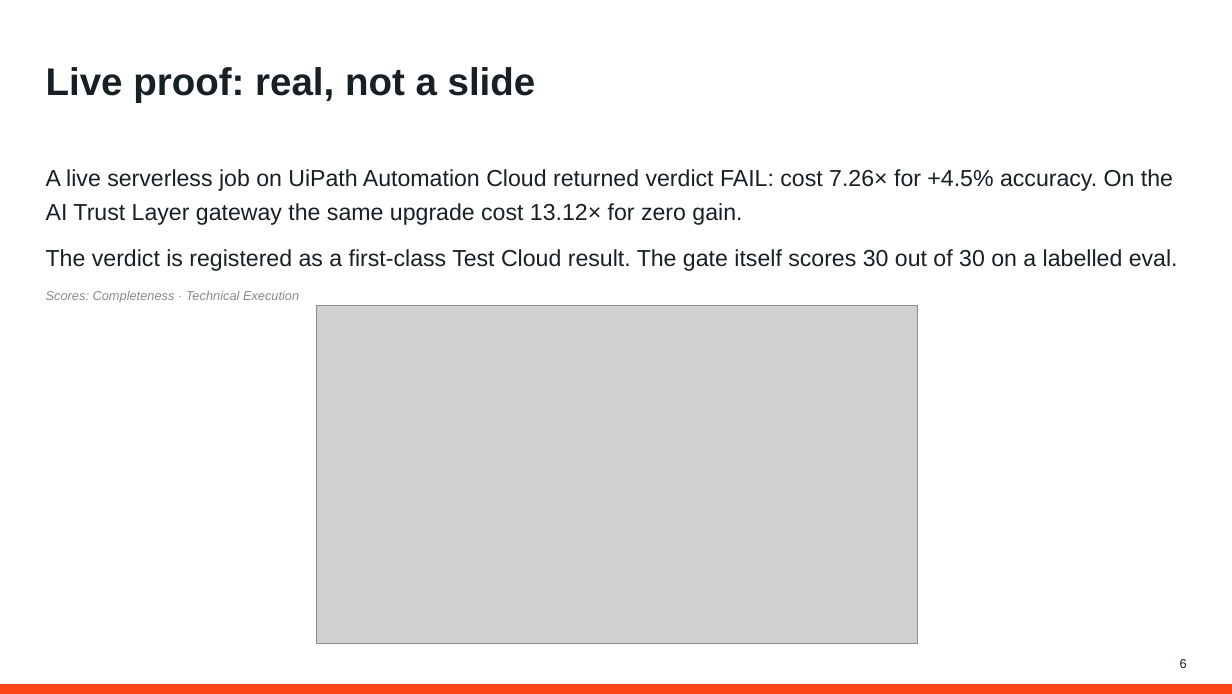
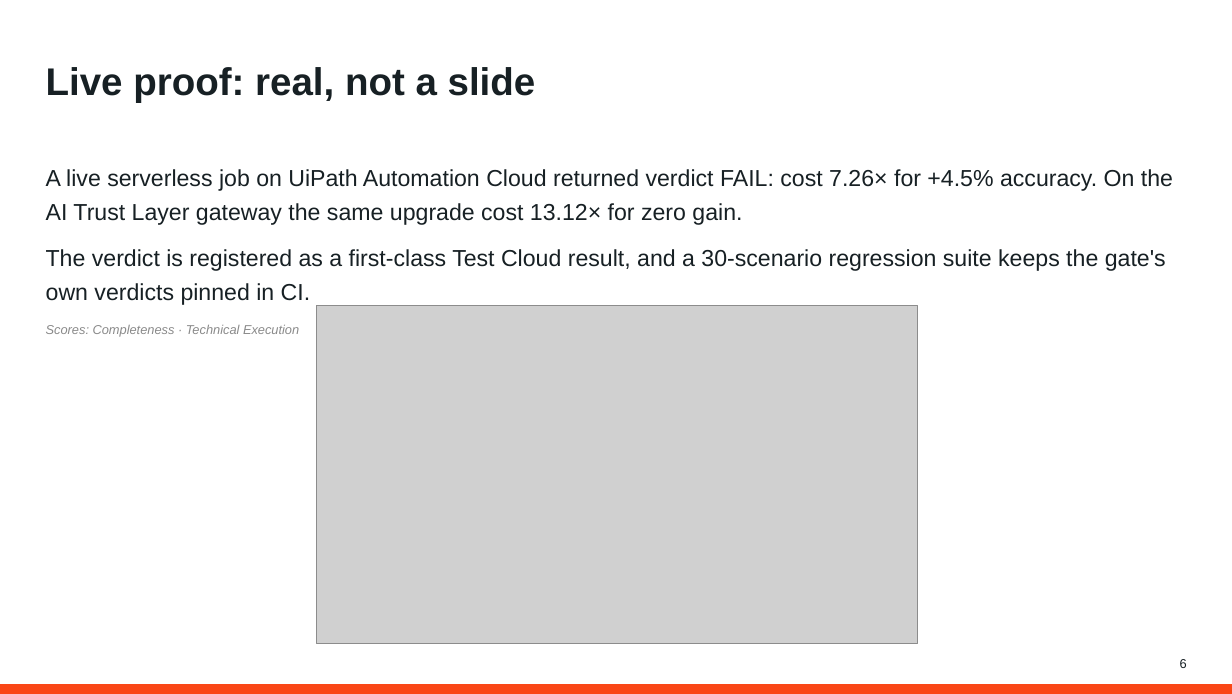
Before and after one commit to GHGuide/costguard, a slide deck: slide 6 of deck/CG-submission.pptx. Drawn at 1232x694 pixels with LibreOffice and Linux fonts; fonts in the diff are those of the drawing; grey boxes stand for pictures; background and template pictures are left out. Boxes give left, top, right and bottom in pixels: in the first picture for what was removed or moved away, otherwise in the second. Text is boxed around its words. In the diff, an @@ line names an element or a change of style, - is before the commit and + after.

```diff
--- a/deck/CG-submission.pptx
+++ b/deck/CG-submission.pptx
@@ text at bbox=[46, 249, 1166, 305]: text changed @@
-The verdict is registered as a first-class Test Cloud result. The gate itself scores 30 out of 30 on a labelled eval.
+The verdict is registered as a first-class Test Cloud result, and a 30-scenario regression suite keeps the gate's own verdicts pinned in CI.
```
Also in this commit, not shown: 3 other files.
